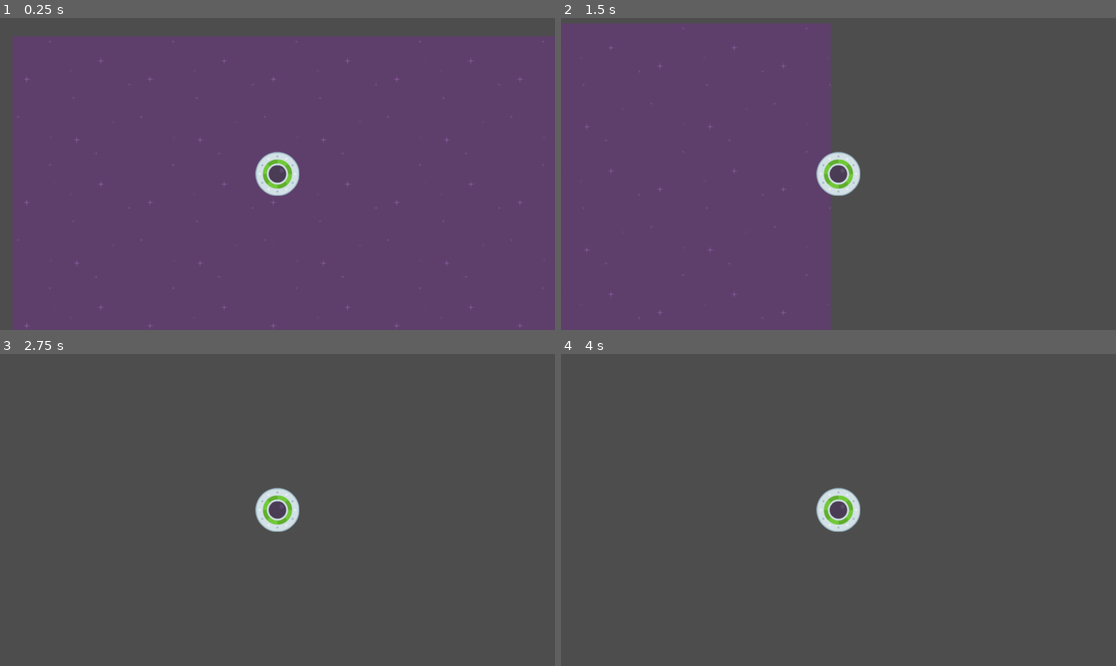
Above: before the commit, frames 1-4 (two rows, left to right).
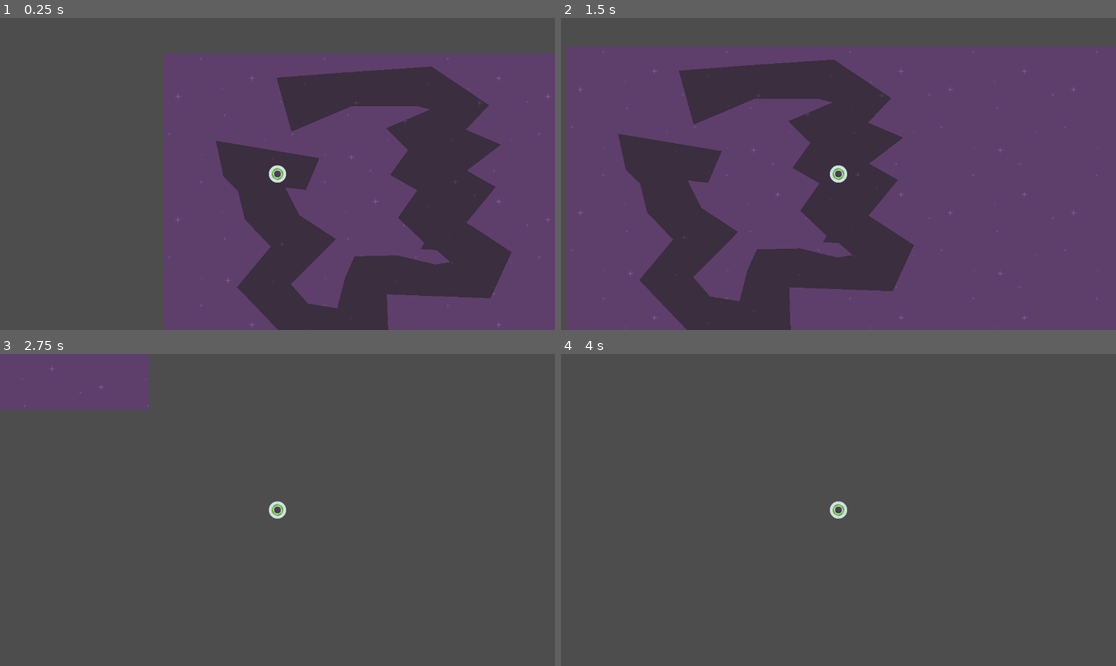
Above: after the commit, the same moments.

Repository: BurkusCat/godot_2d_course_projects
Game: Godot game, scene res://level_1.tscn
The game is run twice, just before and just after one commit, with the same random seed, the same clock (stepped at 60 frames per second) and the same inputs.
Inputs:
- Up to frame 1 (0.25 s): no input
- Up to frame 2 (1.5 s): tap Enter at 0.5 s; hold Right (move_right) 0.53-1.28 s; hold Down (move_down) from 1.28 s (still down)
- Up to frame 3 (2.75 s): release Down (move_down) at 2.03 s; hold Right (move_right) from 2.03 s (still down)
- Up to frame 4 (4 s): release Right (move_right) at 2.78 s; hold Up (move_up) 2.78-3.53 s; tap Space at 3.5 s; hold Left (move_left) from 3.53 s (still down)

The runs differ from the first frame. In frame 1, 52% of the frame differs, in the area x 2-100%, y 6-100%; in frame 2, 66%, in the area x 0-100%, y 1-100%; in frame 3, 5.7%; in frame 4, 0.9%.

Commit message:
2.21 Making The Maze

Diff:
--- a/speedy_saucer/level_1.tscn
+++ b/speedy_saucer/level_1.tscn
@@ -1,8 +1,9 @@
-[gd_scene load_steps=4 format=3 uid="uid://ns8dw2a2fgs"]
+[gd_scene load_steps=5 format=3 uid="uid://ns8dw2a2fgs"]
 
 [ext_resource type="Texture2D" uid="uid://c3yfkqdfj3v4c" path="res://purple.png" id="1_0wwok"]
 [ext_resource type="Script" path="res://level.gd" id="1_yh5i2"]
 [ext_resource type="PackedScene" uid="uid://dgsbqm4dm4ayr" path="res://player.tscn" id="2_xmlws"]
+[ext_resource type="PackedScene" uid="uid://c4a53j3c2gwn5" path="res://maze.tscn" id="4_pn440"]
 
 [node name="Level1" type="Node2D"]
 script = ExtResource("1_yh5i2")
@@ -14,5 +15,9 @@
 texture = ExtResource("1_0wwok")
 stretch_mode = 1
 
-[node name="Parent" parent="." instance=ExtResource("2_xmlws")]
-position = Vector2(550, 286)
+[node name="Player" parent="." instance=ExtResource("2_xmlws")]
+position = Vector2(236, 250)
+
+[node name="Maze" parent="." instance=ExtResource("4_pn440")]
+z_index = -1
+position = Vector2(232, 305)
--- /dev/null
+++ b/speedy_saucer/maze.tscn
@@ -0,0 +1,15 @@
+[gd_scene load_steps=2 format=3 uid="uid://c4a53j3c2gwn5"]
+
+[ext_resource type="Texture2D" uid="uid://cxg6mfx4dlhov" path="res://darkPurple.png" id="1_yvdfq"]
+
+[node name="Maze" type="Area2D"]
+
+[node name="CollisionPolygon2D" type="CollisionPolygon2D" parent="."]
+position = Vector2(-16, 3)
+polygon = PackedVector2Array(-62, -22, -48, 37, 6, 94, -64, 178, 70, 318, 251, 299, 247, 193, 462, 201, 506, 105, 412, 44, 473, -30, 413, -64, 484, -118, 411, -149, 459, -200, 340, -280, 174, -269, 18, -257, 49, -145, 174, -198, 309, -198, 337, -191, 245, -152, 291, -107, 254, -55, 310, -23, 270, 34, 325, 86, 317, 99, 350, 101, 379, 126, 347, 131, 269, 112, 180, 114, 160, 159, 144, 222, 83, 212, 48, 172, 141, 78, 65, 28, 36, -29, 79, -24, 107, -90, -108, -126, -92, -51)
+
+[node name="Polygon2D" type="Polygon2D" parent="."]
+texture_repeat = 2
+position = Vector2(-16, 2)
+texture = ExtResource("1_yvdfq")
+polygon = PackedVector2Array(-62, -22, -48, 37, 6, 94, -64, 178, 70, 318, 251, 299, 247, 193, 462, 201, 506, 105, 412, 44, 473, -30, 413, -64, 484, -118, 411, -149, 459, -200, 340, -280, 174, -269, 18, -257, 49, -145, 174, -198, 309, -198, 337, -191, 245, -152, 291, -107, 254, -55, 310, -23, 270, 34, 325, 86, 317, 99, 350, 101, 379, 126, 347, 131, 269, 112, 180, 114, 160, 159, 144, 222, 83, 212, 48, 172, 141, 78, 65, 28, 36, -29, 79, -24, 107, -90, -108, -126, -92, -51)
--- a/speedy_saucer/player.gd
+++ b/speedy_saucer/player.gd
@@ -1,6 +1,6 @@
 extends RigidBody2D
 
-var force = 1500
+var force = 800
 
 func _ready():
 	var addition_result = add(10, 5)
--- a/speedy_saucer/player.tscn
+++ b/speedy_saucer/player.tscn
@@ -4,13 +4,14 @@
 [ext_resource type="Texture2D" uid="uid://o2xvdtxq051c" path="res://ufoGreen.png" id="1_m1h4e"]
 
 [sub_resource type="CircleShape2D" id="CircleShape2D_7c53h"]
-radius = 46.0109
+radius = 18.0
 
 [node name="Player" type="RigidBody2D"]
 gravity_scale = 0.0
 script = ExtResource("1_is40r")
 
 [node name="Sprite2D" type="Sprite2D" parent="."]
+scale = Vector2(0.4, 0.4)
 texture = ExtResource("1_m1h4e")
 
 [node name="CollisionShape2D" type="CollisionShape2D" parent="."]
